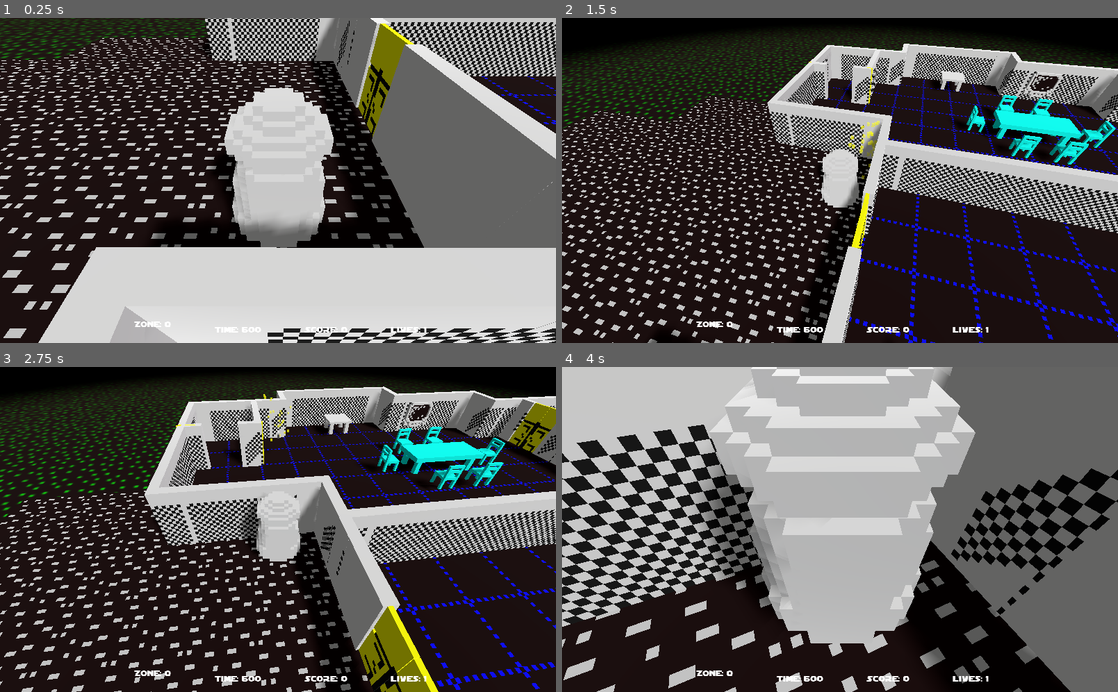
Above: before the commit, frames 1-4 (two rows, left to right).
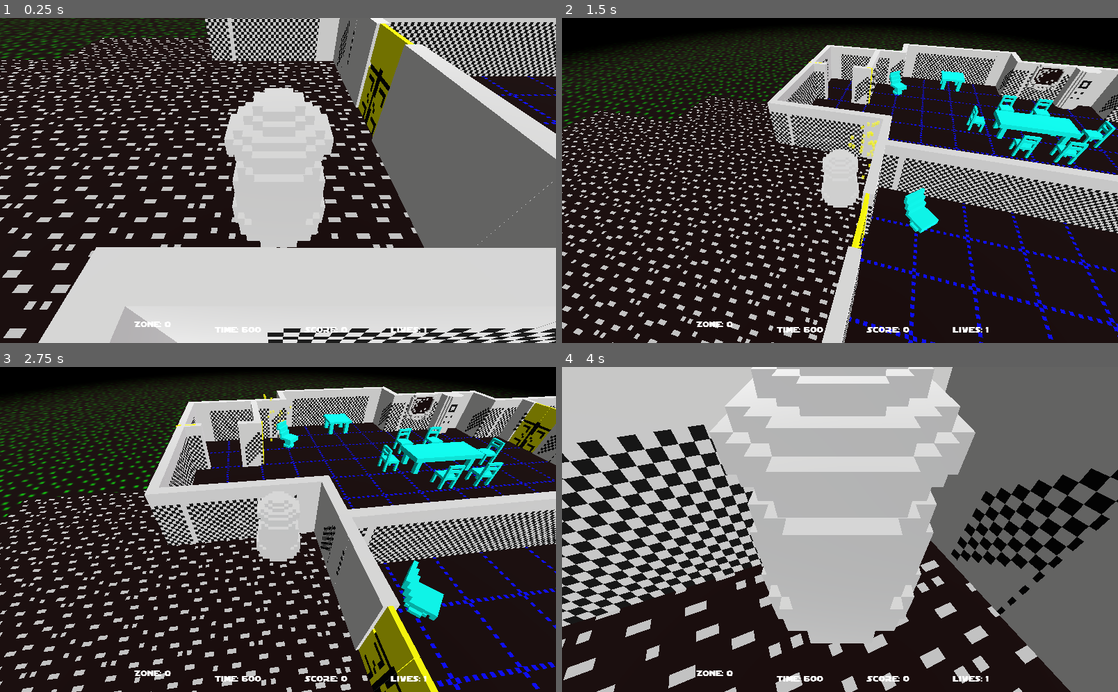
Above: after the commit, the same moments.

Repository: SteveSmith16384/LaserSquadFPS
Game: Godot game, scene res://Main.tscn
Two runs of this game, one before a commit and one after it. Both use one fixed random seed, a clock stepped at 60 frames per second and the inputs below.
Inputs (mouse positions are in pixels of both pictures, inside the frame that each line leads up to):
- Up to frame 1 (0.25 s): no input
- Up to frame 2 (1.5 s): move the mouse to (867, 180) at 0.52 s; press the mouse at (867, 180) at 0.53 s; hold W (move_forward) from 0.53 s (still down); move the mouse to (812, 180) at 1.27 s; release the mouse at (812, 180) at 1.28 s; tap 2 (camera_back) at 1.35 s
- Up to frame 3 (2.75 s): keep holding W (move_forward); click (250, 529) at 1.55 s; move the mouse to (289, 523) at 2.02 s; press the mouse at (289, 523) at 2.03 s; tap 1 (camera_fwd) at 2.1 s
- Up to frame 4 (4 s): keep holding W (move_forward); move the mouse to (834, 536) at 2.77 s; release the mouse at (834, 536) at 2.78 s; click (834, 536) at 2.85 s; move the mouse to (878, 532) at 3.52 s; press the mouse at (878, 532) at 3.53 s; tap F (toggle_first_person) at 3.6 s

The runs differ from the first frame. In frame 1, 3.5% of the frame differs, in the area x 27-98%, y 0-71%; in frame 2, 3.0%; in frame 3, 3.6%, in the area x 27-100%, y 7-100%; in frame 4, 3.5%.

Commit message:
Added more scenery and models..

Diff:
--- /dev/null
+++ b/src/Chair2.tscn
@@ -0,0 +1,18 @@
+[gd_scene load_steps=4 format=2]
+
+[ext_resource path="res://Resources/Cyan_Material.tres" type="Material" id=1]
+[ext_resource path="res://Assets/models/the_assassins/chair2.obj" type="ArrayMesh" id=2]
+
+[sub_resource type="BoxShape" id=1]
+extents = Vector3( 0.37008, 0.546709, 0.445778 )
+
+[node name="Chair2" type="RigidBody"]
+
+[node name="MeshInstance" type="MeshInstance" parent="."]
+transform = Transform( 1, 0, 0, 0, 1, 0, 0, 0, 1, 1.04785, 0, -0.841091 )
+mesh = ExtResource( 2 )
+material/0 = ExtResource( 1 )
+
+[node name="CollisionShape" type="CollisionShape" parent="."]
+transform = Transform( 1, 0, 0, 0, 1, 0, 0, 0, 1, 0, 0.588763, 0 )
+shape = SubResource( 1 )
--- a/src/Main.tscn
+++ b/src/Main.tscn
@@ -76,6 +76,7 @@
 [node name="DirectionalLight" type="DirectionalLight" parent="."]
 transform = Transform( -0.923451, 0.166174, 0.345867, 0.15378, -0.665539, 0.730349, 0.351553, 0.727629, 0.589039, -1.29142, 6.00791, -6.90629 )
 shadow_enabled = true
+shadow_color = Color( 1, 1, 1, 1 )
 
 [node name="AudioAmbience" type="AudioStreamPlayer" parent="."]
 stream = ExtResource( 11 )
--- /dev/null
+++ b/src/Sideboard2.tscn
@@ -0,0 +1,17 @@
+[gd_scene load_steps=3 format=2]
+
+[ext_resource path="res://Assets/models/the_assassins/sideboard2.obj" type="ArrayMesh" id=1]
+
+[sub_resource type="BoxShape" id=1]
+extents = Vector3( 0.501794, 1, 0.353304 )
+
+[node name="Sideboard2" type="StaticBody"]
+
+[node name="MeshInstance" type="MeshInstance" parent="."]
+transform = Transform( 1, 0, 0, 0, 1, 0, 0, 0, 1, 1.49514, 0, -1.63851 )
+mesh = ExtResource( 1 )
+material/0 = null
+
+[node name="CollisionShape" type="CollisionShape" parent="."]
+transform = Transform( 1, 0, 0, 0, 1, 0, 0, 0, 1, 0, 1.01383, 0 )
+shape = SubResource( 1 )
--- a/src/SternersHouse.tscn
+++ b/src/SternersHouse.tscn
@@ -16,8 +16,64 @@
 [ext_resource path="res://Sideboard1.tscn" type="PackedScene" id=14]
 [ext_resource path="res://Plant1.tscn" type="PackedScene" id=15]
 [ext_resource path="res://Door1.tscn" type="PackedScene" id=16]
+[ext_resource path="res://Sideboard2.tscn" type="PackedScene" id=17]
+[ext_resource path="res://Chair2.tscn" type="PackedScene" id=18]
 
 [node name="SternersHouse" type="Spatial"]
+
+[node name="Sideboard11" parent="." instance=ExtResource( 17 )]
+transform = Transform( 1, 0, 0, 0, 1, 0, 0, 0, 1, 14.4, 0, -9.11236 )
+
+[node name="Sideboard12" parent="." instance=ExtResource( 17 )]
+transform = Transform( 1, 0, 0, 0, 1, 0, 0, 0, 1, 11.2, 0, 8.48764 )
+
+[node name="Sideboard13" parent="." instance=ExtResource( 17 )]
+transform = Transform( 1, 0, 0, 0, 1, 0, 0, 0, 1, 16, 0, 8.48764 )
+
+[node name="Sideboard14" parent="." instance=ExtResource( 17 )]
+transform = Transform( 1, 0, 0, 0, 1, 0, 0, 0, 1, 25.6, 0, 16.4876 )
+
+[node name="Sideboard15" parent="." instance=ExtResource( 17 )]
+transform = Transform( 1, 0, 0, 0, 1, 0, 0, 0, 1, 28.8, 0, 0.487642 )
+
+[node name="Sideboard16" parent="." instance=ExtResource( 17 )]
+transform = Transform( 1, 0, 0, 0, 1, 0, 0, 0, 1, 32, 0, 0.487642 )
+
+[node name="Sideboard17" parent="." instance=ExtResource( 17 )]
+transform = Transform( 1, 0, 0, 0, 1, 0, 0, 0, 1, 35.2, 0, 0.487642 )
+
+[node name="Sideboard18" parent="." instance=ExtResource( 17 )]
+transform = Transform( 1, 0, 0, 0, 1, 0, 0, 0, 1, 43.2, 0, 8.48764 )
+
+[node name="Sideboard19" parent="." instance=ExtResource( 17 )]
+transform = Transform( 1, 0, 0, 0, 1, 0, 0, 0, 1, 43.2, 0, 3.68764 )
+
+[node name="Sideboard20" parent="." instance=ExtResource( 17 )]
+transform = Transform( 1, 0, 0, 0, 1, 0, 0, 0, 1, 40, 0, 3.68764 )
+
+[node name="Chair7" parent="." instance=ExtResource( 18 )]
+transform = Transform( 0.707107, 0, 0.707107, 0, 1, 0, -0.707107, 0, 0.707107, 4.8, 0, -8 )
+
+[node name="Chair8" parent="." instance=ExtResource( 18 )]
+transform = Transform( 0.707107, 0, 0.707107, 0, 1, 0, -0.707107, 0, 0.707107, 6.4, 0, 1.6 )
+
+[node name="Chair9" parent="." instance=ExtResource( 18 )]
+transform = Transform( 0.707107, 0, 0.707107, 0, 1, 0, -0.707107, 0, 0.707107, 32, 0, 3.2 )
+
+[node name="Chair10" parent="." instance=ExtResource( 18 )]
+transform = Transform( 0.707107, 0, 0.707107, 0, 1, 0, -0.707107, 0, 0.707107, 38.4, 0, 4.8 )
+
+[node name="Chair11" parent="." instance=ExtResource( 18 )]
+transform = Transform( 0.707107, 0, 0.707107, 0, 1, 0, -0.707107, 0, 0.707107, 35.2, 0, -8 )
+
+[node name="Chair12" parent="." instance=ExtResource( 18 )]
+transform = Transform( 0.707107, 0, -0.707107, 0, 1, 0, 0.707107, 0, 0.707107, 38.4, 0, -8 )
+
+[node name="Chair13" parent="." instance=ExtResource( 18 )]
+transform = Transform( 0.707107, 0, -0.707107, 0, 1, 0, 0.707107, 0, 0.707107, 44.8, 0, -8 )
+
+[node name="Chair14" parent="." instance=ExtResource( 18 )]
+transform = Transform( 0.707107, 0, -0.707107, 0, 1, 0, 0.707107, 0, 0.707107, 46.4, 0, 4.8 )
 
 [node name="Floor" parent="." instance=ExtResource( 8 )]
 transform = Transform( 1, 0, 0, 0, 1, 0, 0, 0, 1, 19.2, -0.2, 0 )
--- a/src/Table.tscn
+++ b/src/Table.tscn
@@ -1,6 +1,7 @@
-[gd_scene load_steps=3 format=2]
+[gd_scene load_steps=4 format=2]
 
 [ext_resource path="res://Assets/models/the_assassins/table.obj" type="ArrayMesh" id=1]
+[ext_resource path="res://Resources/Cyan_Material.tres" type="Material" id=2]
 
 [sub_resource type="BoxShape" id=1]
 extents = Vector3( 0.607575, 0.364321, 0.599828 )
@@ -10,7 +11,7 @@
 [node name="MeshInstance" type="MeshInstance" parent="."]
 transform = Transform( 1, 0, 0, 0, 1, 0, 0, 0, 1, 1.34574, 0, -1.34574 )
 mesh = ExtResource( 1 )
-material/0 = null
+material/0 = ExtResource( 2 )
 
 [node name="CollisionShape" type="CollisionShape" parent="."]
 transform = Transform( 1, 0, 0, 0, 1, 0, 0, 0, 1, 0, 0.363532, 0 )
--- a/src/VidScreen.tscn
+++ b/src/VidScreen.tscn
@@ -8,10 +8,10 @@
 [node name="VidScreen" type="StaticBody"]
 
 [node name="MeshInstance" type="MeshInstance" parent="."]
-transform = Transform( 1, 0, 0, 0, -1.62921e-07, -1, 0, 1, -1.62921e-07, -0.134574, 1.11712, 0 )
+transform = Transform( 1, 0, 0, 0, -1.62921e-07, -1, 0, 1, -1.62921e-07, -0.134574, 1.50934, 0 )
 mesh = ExtResource( 1 )
 material/0 = null
 
 [node name="CollisionShape" type="CollisionShape" parent="."]
-transform = Transform( 1, 0, 0, 0, 1, 0, 0, 0, 1, -0.031167, 1.09811, 0.0841089 )
+transform = Transform( 1, 0, 0, 0, 1, 0, 0, 0, 1, -0.031167, 1.52213, 0.0841089 )
 shape = SubResource( 1 )
Not shown, added: src/Assets/models/the_assassins/chair2.mtl
Not shown, added: src/Assets/models/the_assassins/chair2.obj
Not shown, added: src/Assets/models/the_assassins/chair2.obj.import
Binary file added: src/Assets/models/the_assassins/chair2.png
Not shown, added: src/Assets/models/the_assassins/chair2.png.import
Not shown, added: src/Assets/models/the_assassins/sideboard2.mtl
Not shown, added: src/Assets/models/the_assassins/sideboard2.obj
Not shown, added: src/Assets/models/the_assassins/sideboard2.obj.import
Binary file added: src/Assets/models/the_assassins/sideboard2.png
Not shown, added: src/Assets/models/the_assassins/sideboard2.png.import
Not shown: 1 places in src/SternersHouse.tscn that only renumber resources
Not shown, added: vox/the_assassins/chair2.vox
(and 1 more such lines)
